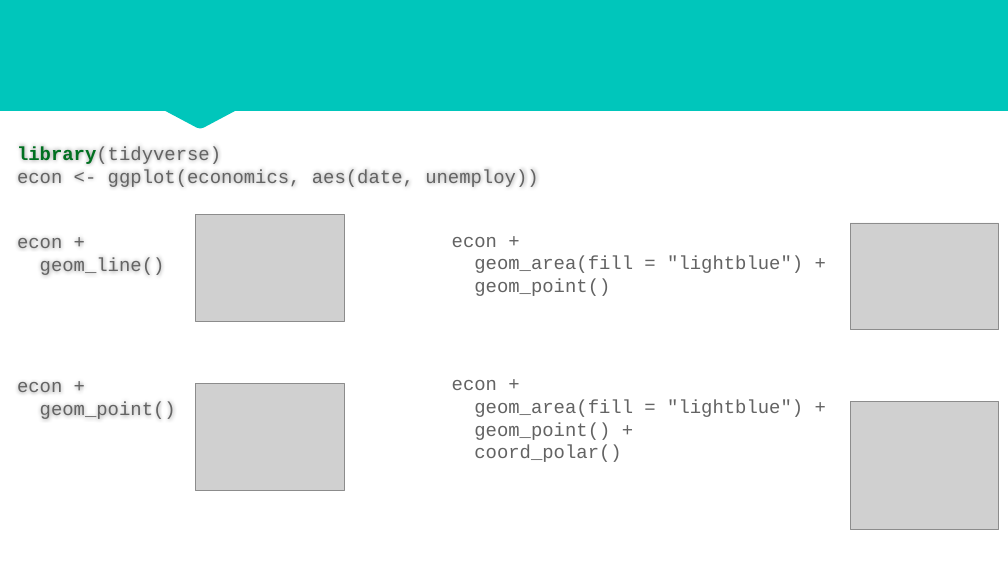
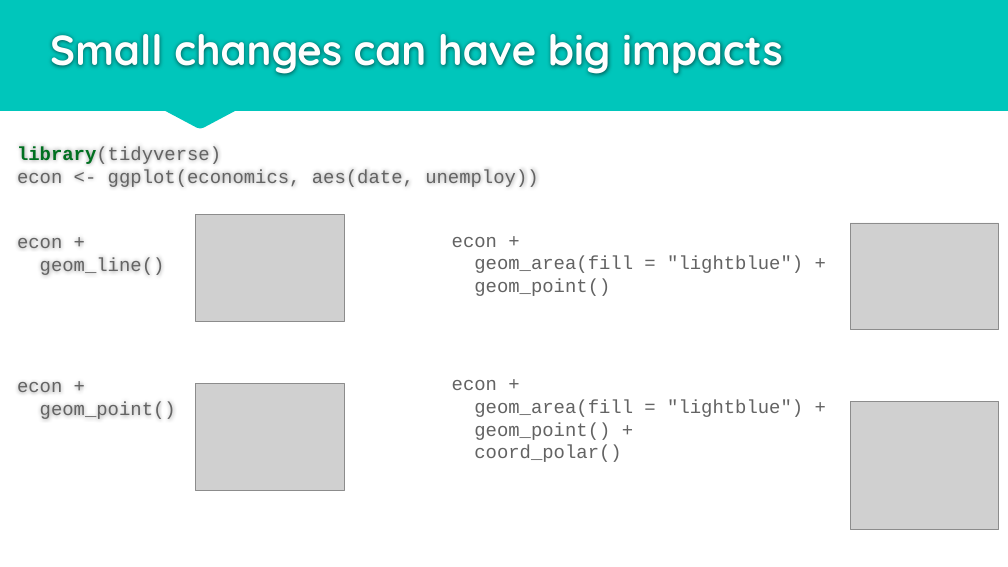
Before and after one commit to rjake/talks-and-presentations, a slide deck: slide 7 of output/data_viz_2020_09_23.pptx (slide 6 before the commit). Drawn at 1008x567 pixels with LibreOffice and Linux fonts; fonts in the diff are those of the drawing; grey boxes stand for pictures. Boxes give left, top, right and bottom in pixels: in the first picture for what was removed or moved away, otherwise in the second. Text is boxed around its words. In the diff, an @@ line names an element or a change of style, - is before the commit and + after.

```diff
--- a/output/data_viz_2020_09_23.pptx
+++ b/output/data_viz_2020_09_23.pptx
@@ title added at (50,34,783,75), 40 pt, text #FEFEFE, bold @@
+Small changes can have big impacts
```
Also in this commit, not shown: 1 other slide changed, 1 slide added.
